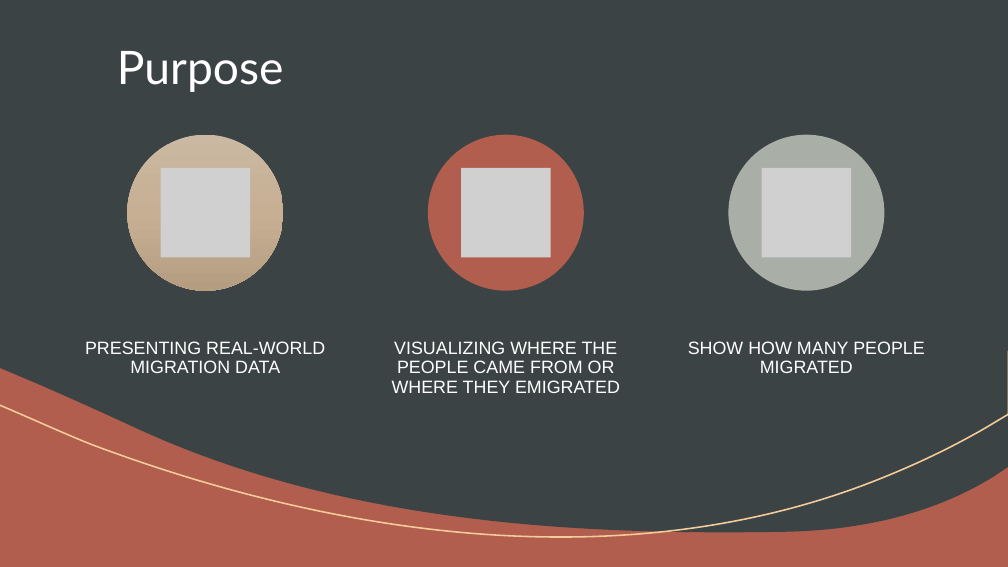
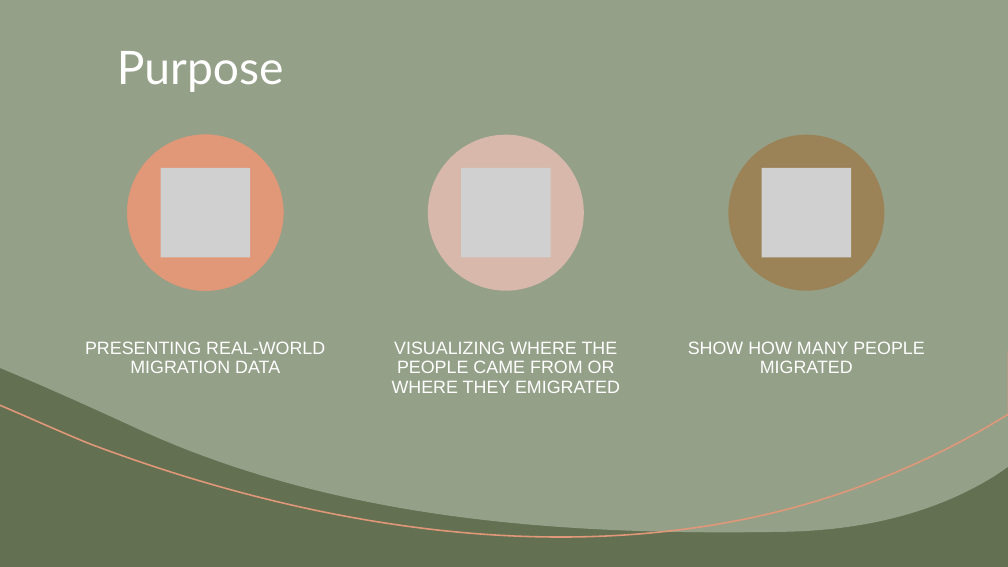
Before and after one commit to MadeByMel/geovisualisation, a slide deck: slide 3 of project_presentation.pptx. Drawn at 1008x567 pixels with LibreOffice and Linux fonts; fonts in the diff are those of the drawing; grey boxes stand for pictures. Boxes give left, top, right and bottom in pixels: in the first picture for what was removed or moved away, otherwise in the second. Text is boxed around its words. In the diff, an @@ line names an element or a change of style, - is before the commit and + after.

```diff
--- a/project_presentation.pptx
+++ b/project_presentation.pptx
@@ background #B15E4E to #637052 @@
@@ rectangle at box(0, 0, 1008, 567): fill #B15E4E to #637052 @@
@@ freeform shape at box(0, 0, 1008, 532): fill #3B4345 to #94A088 @@
@@ freeform shape at box(0, 0, 1008, 567): outline #F4CB99 1.5 pt to #E09878 1.5 pt @@
@@ freeform shape at box(0, 57, 37, 192): fill #C5B096 to #E48312 @@
@@ ellipse at box(127, 135, 283, 290): fill gradient #CCB9A2 to #C7B094 to #B49D80 to #E09878; outline none to #E09878 0.5 pt @@
@@ ellipse at box(428, 135, 584, 290): fill #B15E4E to #D7B8AB @@
@@ ellipse at box(729, 135, 885, 290): fill #A9AEA7 to #9B8357 @@
@@ freeform shape at box(604, 508, 969, 567): outline #A9AEA7 1 pt to #9B8357 1 pt @@
@@ freeform shape at box(675, 516, 1008, 567): fill #3B4345 to #94A088 @@
```
Also in this commit, not shown: 3 other slides changed, 4 slides added, 3 slides removed.
